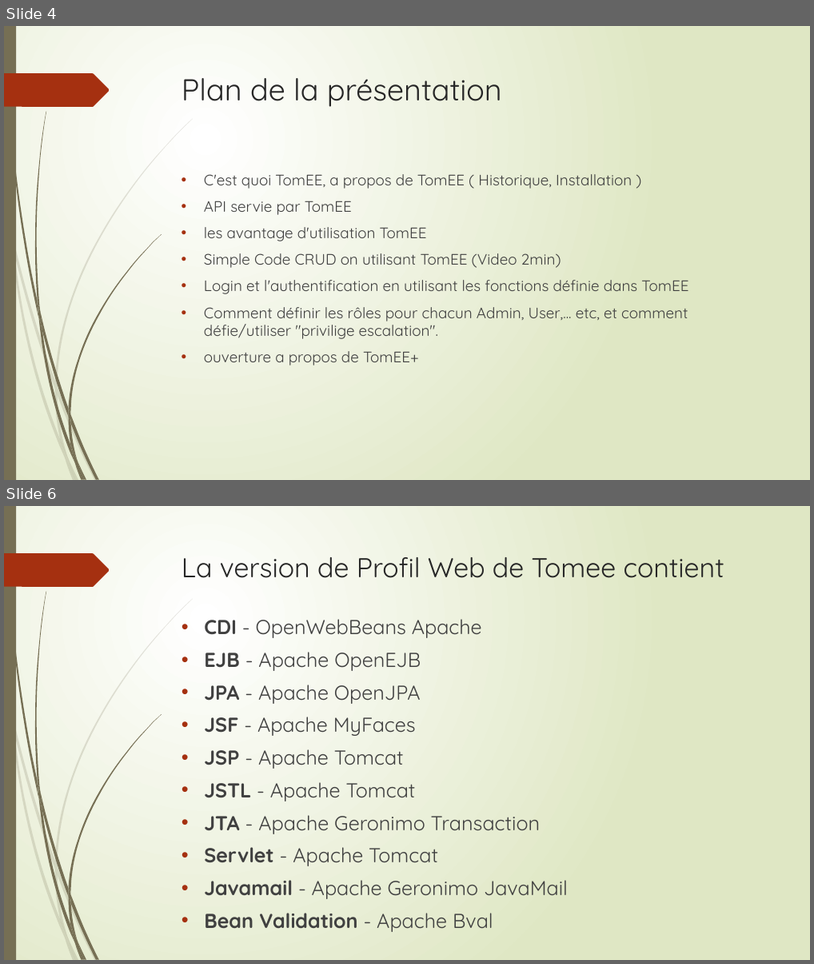
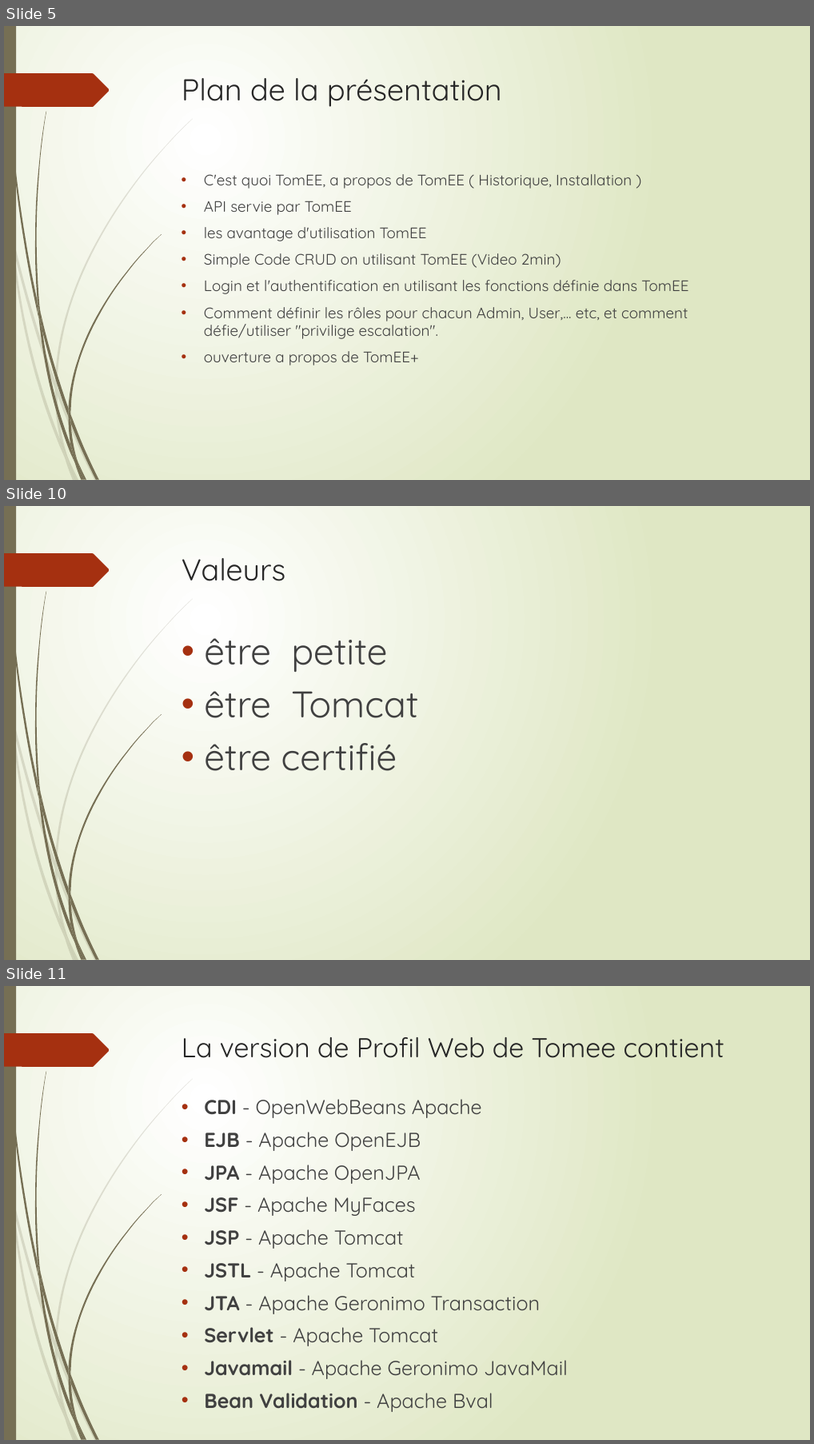
Before and after one commit to Tarek-Adra/TomEE, a slide deck: presentation.pptx. Shown one above the other, each under a label of ours: slides 4 and 6 before the commit, slides 5, 10 and 11 after it; the slides between them are not shown. The pictures are 814x964 and 814x1444 pixels, drawn with LibreOffice and Linux fonts; fonts in the diff are those of the drawing. Boxes give left, top, right and bottom in pixels: in the first picture for what was removed or moved away, otherwise in the second. Text is boxed around its words. In the diff, an @@ line names an element or a change of style, - is before the commit and + after.

```diff
--- a/presentation.pptx
+++ b/presentation.pptx
@@ slide 10 added at <box>4,506,810,960</box>, background gradient #FFFFFF to #DFE8C4; not listed: 24 template elements that a slide beside it also shows @@
@@ title added at <box>182,558,286,581</box>, 36 pt, text #262626 @@
+Valeurs
@@ text added at <box>204,638,418,771</box>, 44 pt, text #404040 @@
+• être petite
+• être Tomcat
+• être certifié
@@ what was slide 4 is now slide 5 @@
@@ what was slide 6 is now slide 11 @@
```
Also in this commit, not shown: 15 other slides added, 1 slide removed, 1 other file.
